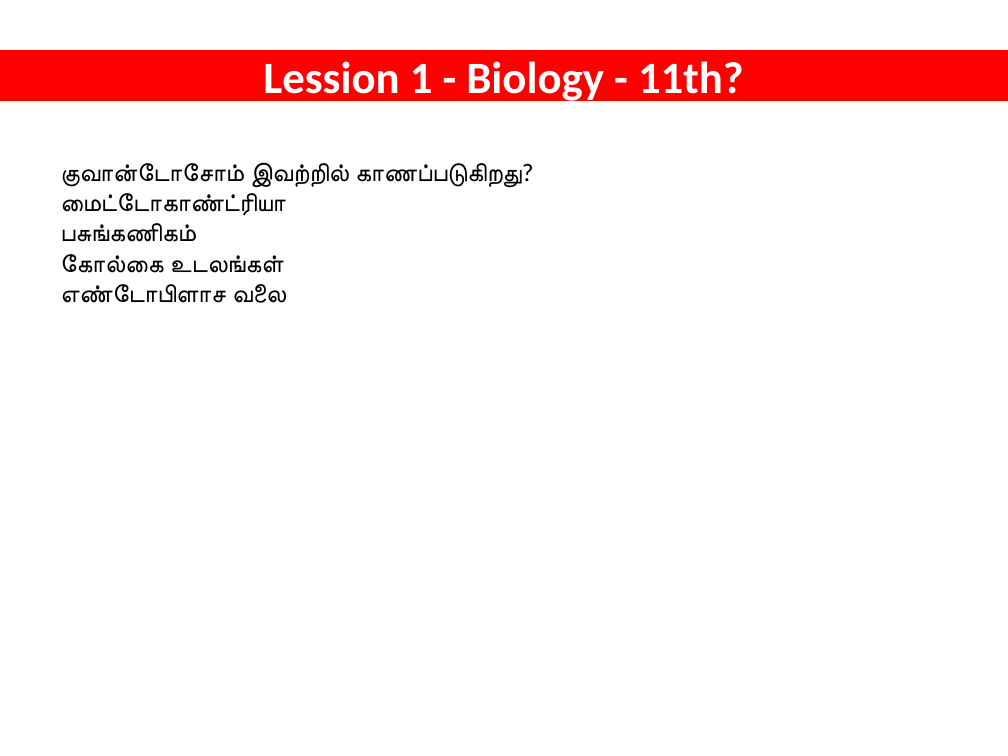
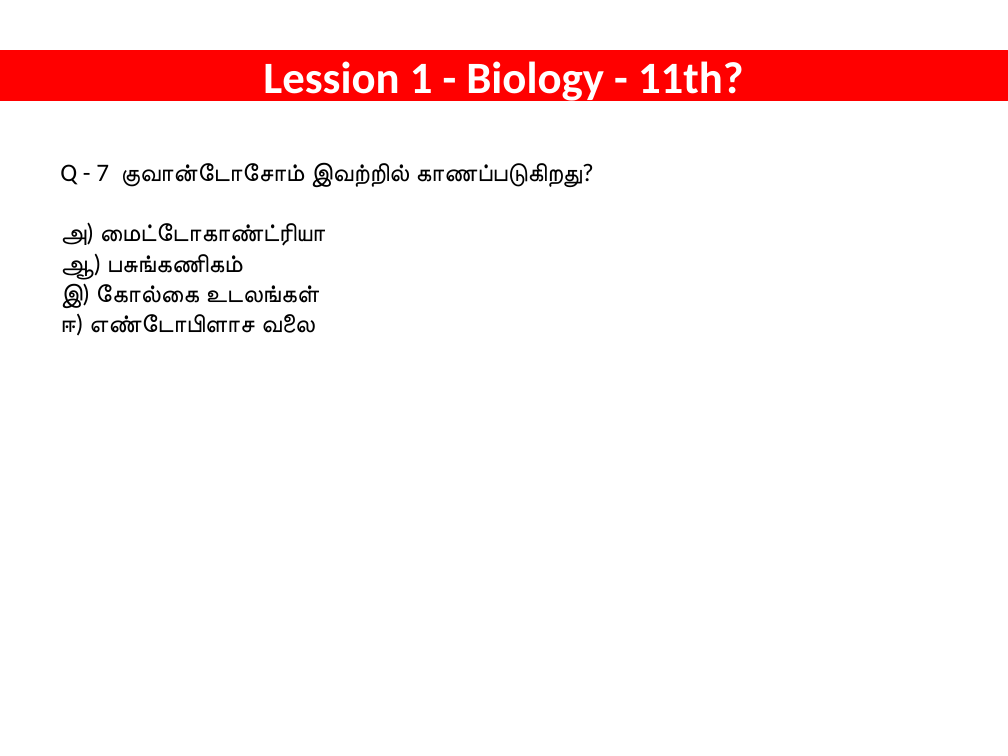
Before and after one commit to tvmani/tvmani.github.io, a slide deck: slide 1 of tamil_biology/NEET_BIOLOGY_001.pptx. Drawn at 1008x756 pixels with LibreOffice and Linux fonts; fonts in the diff are those of the drawing. Boxes give left, top, right and bottom in pixels: in the first picture for what was removed or moved away, otherwise in the second. Text is boxed around its words. In the diff, an @@ line names an element or a change of style, - is before the commit and + after.

Commit message:
excel to ppt initial

```diff
--- a/tamil_biology/NEET_BIOLOGY_001.pptx
+++ b/tamil_biology/NEET_BIOLOGY_001.pptx
@@ text at [60, 162, 593, 336]: text changed @@
-குவான்டோசோம் இவற்றில் காணப்படுகிறது?
-மைட்டோகாண்ட்ரியா
-பசுங்கணிகம்
-கோல்கை உடலங்கள்
-எண்டோபிளாச வலை
+Q - 7 குவான்டோசோம் இவற்றில் காணப்படுகிறது?
+அ) மைட்டோகாண்ட்ரியா
+ஆ) பசுங்கணிகம்
+இ) கோல்கை உடலங்கள்
+ஈ) எண்டோபிளாச வலை
```
Also in this commit, not shown: 2 other files.
